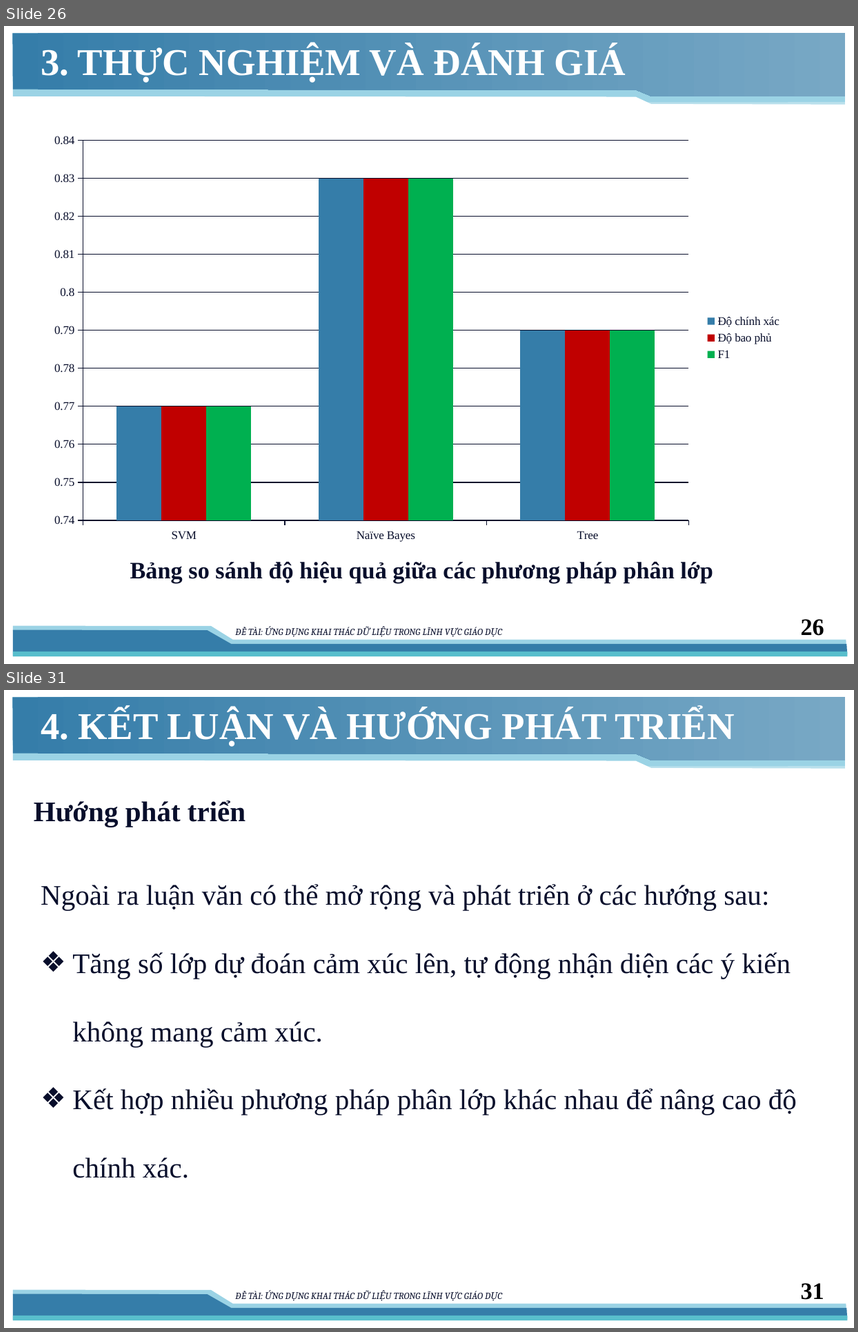
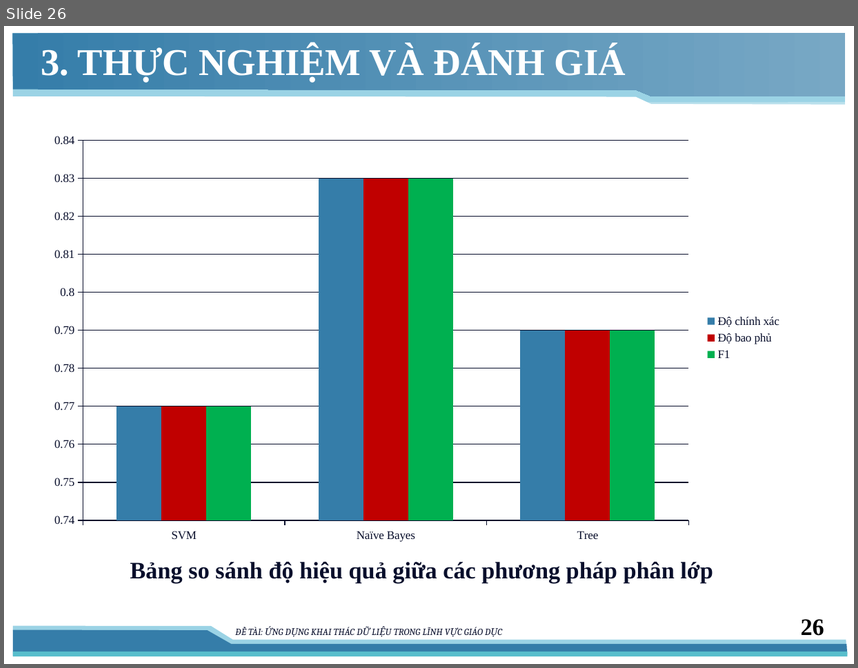
Before and after one commit to vominhquan1995/NLP, a slide deck: Document/16_01/ThuyetTrinh.pptx. Shown one above the other, each under a label of ours: slides 26 and 31 before the commit, slide 26 after it; the slides between them are not shown. The pictures are 858x1332 and 858x668 pixels, drawn with LibreOffice and Linux fonts; fonts in the diff are those of the drawing. Boxes give left, top, right and bottom in pixels: in the first picture for what was removed or moved away, otherwise in the second. Text is boxed around its words. In the diff, an @@ line names an element or a change of style, - is before the commit and + after.

```diff
--- a/Document/16_01/ThuyetTrinh.pptx
+++ b/Document/16_01/ThuyetTrinh.pptx
@@ slide 31 removed at [4, 690, 854, 1328], background #FFFFFF; not listed: 9 template elements that a slide beside it also shows @@
@@ title removed at [41, 709, 734, 746] @@
-4. KẾT LUẬN VÀ HƯỚNG PHÁT TRIỂN
@@ text removed at [34, 800, 245, 827] @@
-Hướng phát triển
@@ text removed at [41, 884, 797, 1178] @@
-Ngoài ra luận văn có thể mở rộng và phát triển ở các hướng sau:
-❖ Tăng số lớp dự đoán cảm xúc lên, tự động nhận diện các ý kiến không mang cảm xúc.
-❖ Kết hợp nhiều phương pháp phân lớp khác nhau để nâng cao độ chính xác.
@@ page number removed at [801, 1283, 824, 1299] @@
-31
```
Also in this commit, not shown: 14 slides changed, 1 other slide removed.
